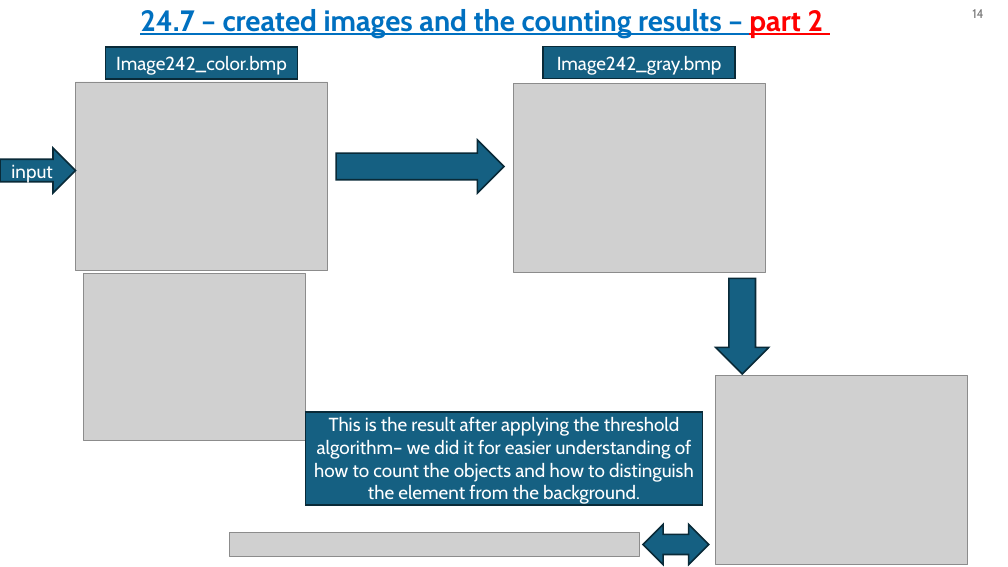
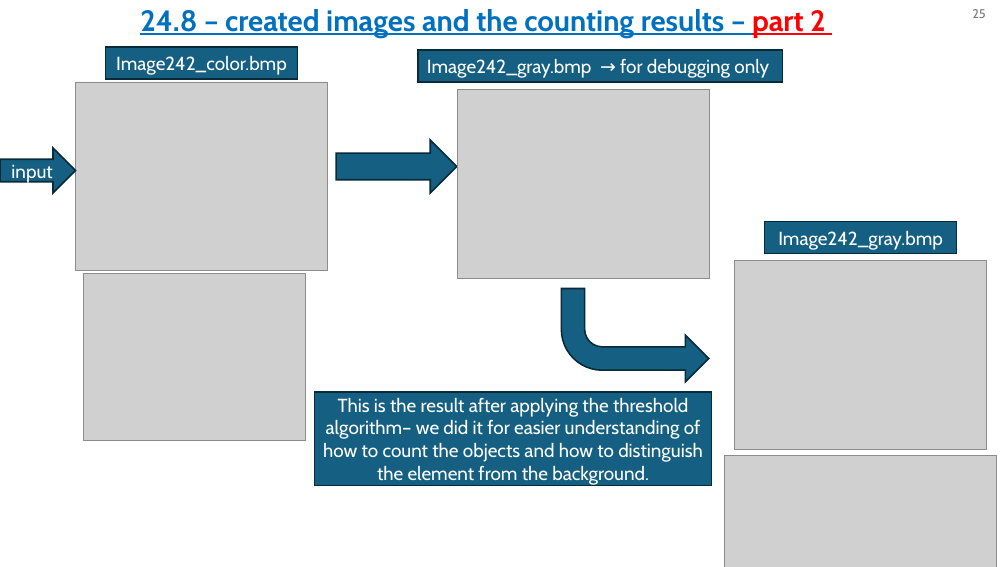
Before and after one commit to omripony/image-processing, a slide deck: slide 25 of labs/lab24- for barak's check/version 2/1950-2210-7939-ImPr24-2.pptx (slide 14 before the commit). Drawn at 1008x567 pixels with LibreOffice and Linux fonts; fonts in the diff are those of the drawing; grey boxes stand for pictures. Boxes give left, top, right and bottom in pixels: in the first picture for what was removed or moved away, otherwise in the second. Text is boxed around its words. In the diff, an @@ line names an element or a change of style, - is before the commit and + after.

```diff
--- a/labs/lab24- for barak's check/version 2/1950-2210-7939-ImPr24-2.pptx
+++ b/labs/lab24- for barak's check/version 2/1950-2210-7939-ImPr24-2.pptx
@@ text at [140, 9, 826, 38]: text changed @@
-24.7 – created images and the counting results – part 2
+24.8 – created images and the counting results – part 2
@@ page number at [972, 9, 985, 18]: text changed @@
-14
+25
@@ rectangle added at [418, 50, 783, 82], fill #156082, outline #092A39 1.5 pt, 18 pt, text #FFFFFF @@
+Image242_gray.bmp → for debugging only
@@ picture: place and size @@
-picture at [513, 83, 765, 272]
+picture at [457, 89, 709, 278]
@@ right arrow: place and size @@
-right arrow at [337, 140, 504, 193]
+right arrow at [337, 140, 457, 193]
@@ rectangle "Image242_gray.bmp": place and size @@
-rectangle "Image242_gray.bmp" at [543, 46, 735, 78]
+rectangle "Image242_gray.bmp" at [765, 222, 957, 253]
@@ picture added at [735, 261, 987, 450] @@
@@ bent arrow added at [562, 289, 709, 382], fill #156082, outline #092A39 1.5 pt @@
@@ right arrow removed at [715, 278, 768, 374] @@
@@ rectangle "This is the result after ...": place and size @@
-rectangle "This is the result after ..." at [306, 412, 702, 505]
+rectangle "This is the result after ..." at [315, 392, 712, 485]
@@ picture: place and size @@
-picture at [716, 376, 968, 565]
+picture at [724, 456, 997, 567]
@@ picture removed at [229, 532, 639, 557] @@
@@ left right arrow removed at [644, 525, 709, 565] @@
```
Also in this commit, not shown: 12 other slides changed, 11 slides added, 28 other files.
